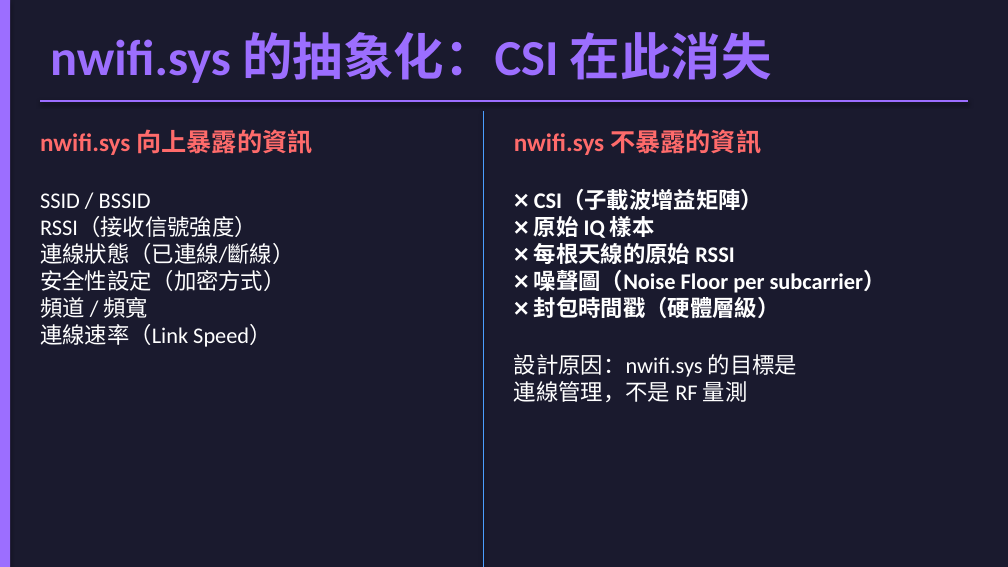
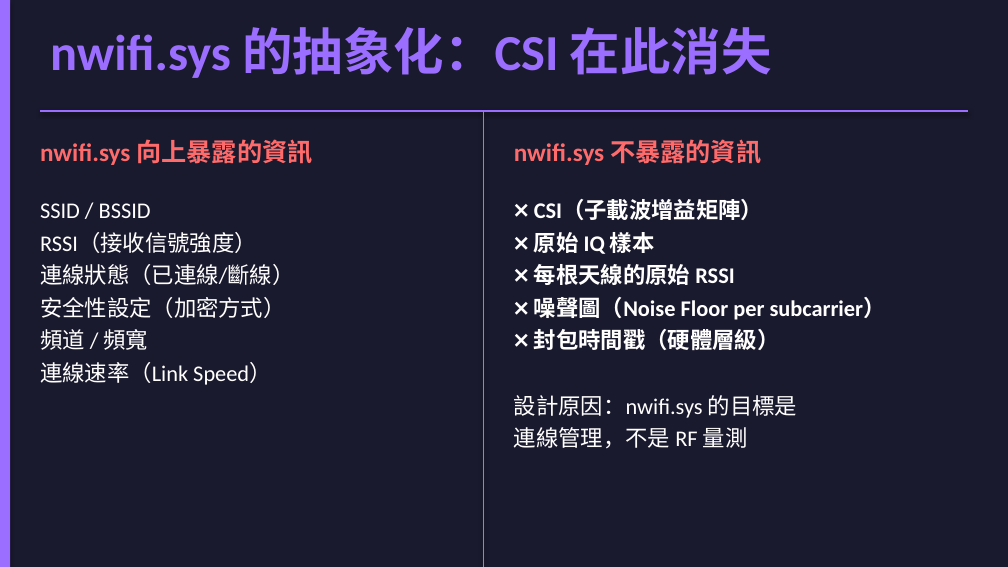
Before and after one commit to jacky92219-cell/network-ppt-project, a slide deck: slide 13 of output/network-card-csi.pptx. Drawn at 1008x567 pixels with LibreOffice and Linux fonts; fonts in the diff are those of the drawing. Boxes give left, top, right and bottom in pixels: in the first picture for what was removed or moved away, otherwise in the second. Text is boxed around its words. In the diff, an @@ line names an element or a change of style, - is before the commit and + after.

```diff
--- a/output/network-card-csi.pptx
+++ b/output/network-card-csi.pptx
@@ text "nwifi.sys 的抽象化：CSI 在此消失": place and size @@
-text "nwifi.sys 的抽象化：CSI 在此消失" at [50, 32, 772, 83]
+text "nwifi.sys 的抽象化：CSI 在此消失" at [50, 27, 772, 78]
@@ 2 texts, 1 line: place and size @@
-2 texts, 1 line at [40, 101, 968, 155]
+2 texts, 1 line at [40, 111, 968, 165]
@@ text "SSID / BSSID": place and size @@
-text "SSID / BSSID" at [40, 193, 294, 347]
+text "SSID / BSSID" at [40, 203, 294, 385]
@@ text "SSID / BSSID" at [40, 203, 294, 385]: more space between paragraphs @@
@@ text "❌ CSI（子載波增益矩陣）" at [514, 199, 886, 448]: more space between paragraphs @@
@@ text "❌ CSI（子載波增益矩陣）": place and size @@
-text "❌ CSI（子載波增益矩陣）" at [514, 189, 886, 402]
+text "❌ CSI（子載波增益矩陣）" at [514, 199, 886, 448]
```
Also in this commit, not shown: 28 other slides changed, 1 other file.
